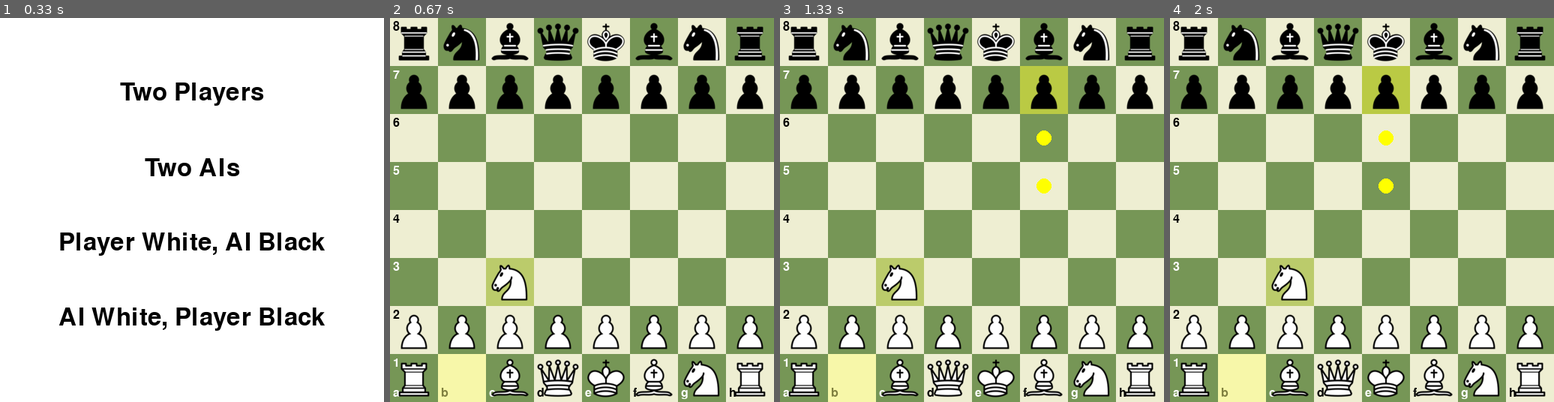
Above: before the commit, frames 1-4 (left to right).
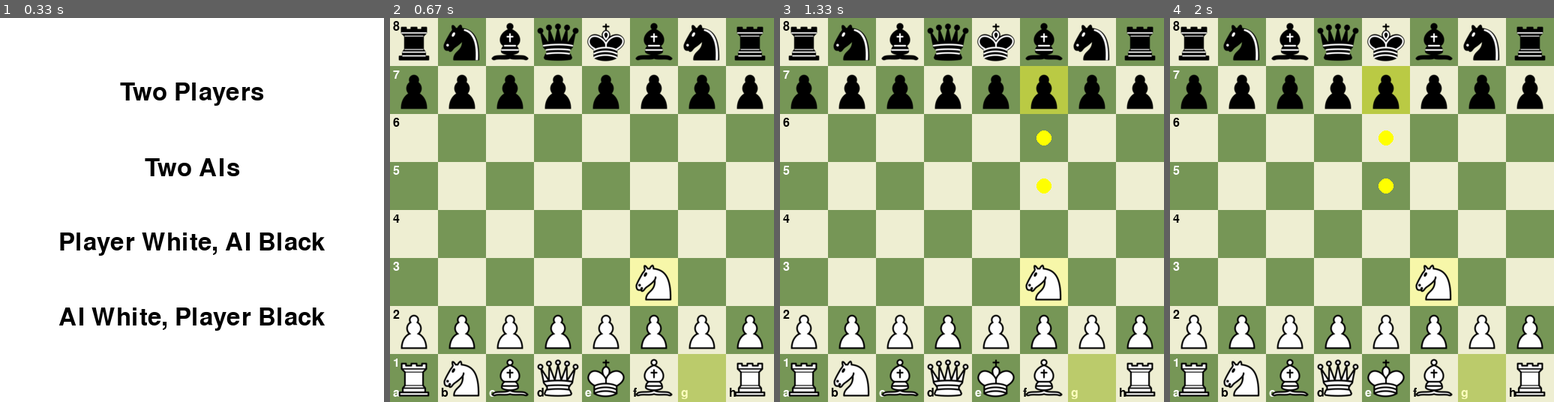
Above: after the commit, the same moments.

Repository: LeQuangMien10/ChessAI
Game: pygame game, started from main.py
Two runs of this game, one before a commit and one after it. Both use one fixed random seed, a clock stepped at 60 frames per second and the inputs below.
Inputs (mouse positions are in pixels of both pictures, inside the frame that each line leads up to):
- Up to frame 1 (0.33 s): no input
- Up to frame 2 (0.67 s): click (582, 317) at 0.38 s
- Up to frame 3 (1.33 s): click (1029, 75) at 1.22 s
- Up to frame 4 (2 s): click (1504, 344) at 1.55 s; click (1369, 79) at 1.88 s

Frame 1 is identical in both runs. In frame 2, 6.2% of the frame differs, in the area x 12-88%, y 62-100%; in frame 3, 6.2%; in frame 4, 6.2%.

Commit message:
add weight in each evaluation

Diff:
--- a/evaluation.py
+++ b/evaluation.py
@@ -21,16 +21,16 @@
         return 0  # Hòa, trả về 0
 
     #Trọng số cho các đánh giá (có thể tùy chỉnh)
-    material_weight = 1
+    material_weight = 9.0
     piece_square_tables_weight = 1
-    pawn_structure_weight = 1
-    mobility_weight = 1
-    king_safety_weight = 1
-    tempo_weight = 1
-    trapped_pieces_weight = 1
-    space_weight = 1
-    center_control_weight = 1
-    connectivity_weight = 1
+    pawn_structure_weight = 0.8
+    mobility_weight = 0.7
+    king_safety_weight = 1.5
+    tempo_weight = 0.3
+    trapped_pieces_weight = 0.6
+    space_weight = 0.5
+    center_control_weight = 0.9
+    connectivity_weight = 0.4
 
     #Tính tổng
     evaluation += material(board_) * material_weight
